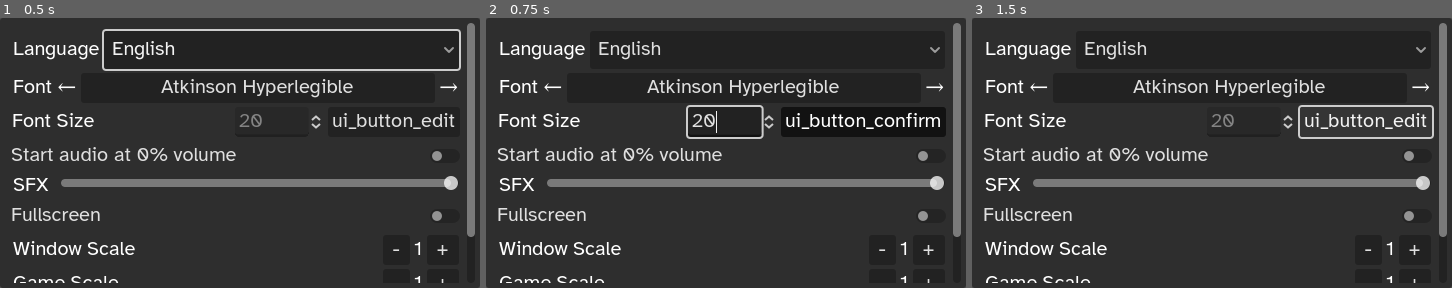
Above: before the commit, frames 1-3 (left to right).
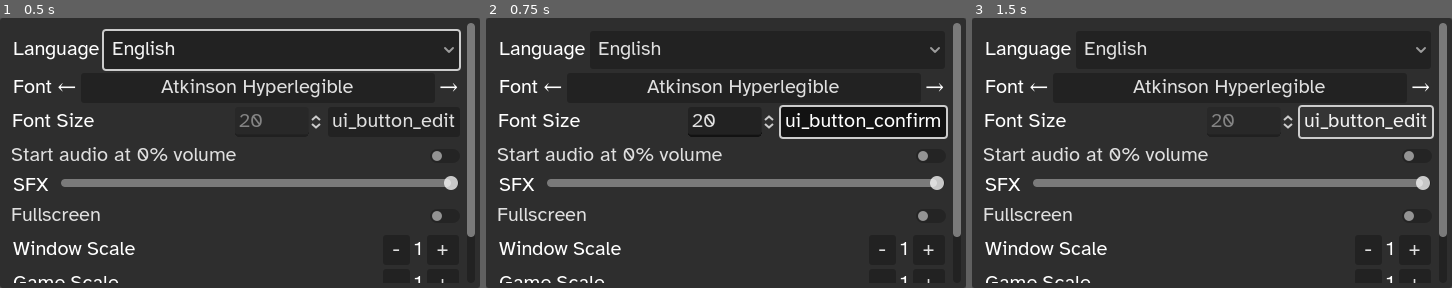
Above: after the commit, the same moments.

Repository: programnoir/GDTemplate
Game: Godot game, scene res://rooms/room_main/room-main.tscn
Same seed, same stepped clock (60 frames per second), same inputs: the game is played once before the commit and once after it.
Inputs:
- Up to frame 1 (0.5 s): no input
- Up to frame 2 (0.75 s): click "ui_button_edit" at 0.5 s
- Up to frame 3 (1.5 s): click "ui_button_confirm" at 1.25 s

Frame 1 is identical in both runs. In frame 2, 1.0% of the frame differs, in the area x 41-97%, y 32-45%; in frame 3, nothing differs.

Commit message:
Resolves weird text update bug
Proper value set but not reflected in the text of the lineedit in the spinbox.

Diff:
--- a/ui/ui_first_setup/ui-first-setup.gd
+++ b/ui/ui_first_setup/ui-first-setup.gd
@@ -41,11 +41,11 @@
 			nButtonCycleFont.text )
 	GlobalTheme.set_font_size( adjusted_size )
 	nSpinBoxFontSize.set_value_no_signal( new_size )
+	nSpinBoxLineEditFontSize.text = str( new_size )
 
 
 func toggle_font_size( button_pressed: bool ) -> void:
-	nSpinBoxFontSize.editable = button_pressed
-	if( nSpinBoxFontSize.editable == true ):
+	if( nSpinBoxFontSize.editable == false ):
 		nButtonToggleFontSize.focus_previous = \
 				nButtonToggleFontSize.get_path_to( nSpinBoxLineEditFontSize )
 		nButtonToggleFontSize.focus_neighbor_left = \
@@ -59,6 +59,7 @@
 				nButtonToggleFontSize.get_path_to( nButtonToggleFontSize )
 		nButtonToggleFontSize.text = tr( "ui_button_edit" )
 		set_font_size( nSpinBoxFontSize.value as int )
+	nSpinBoxFontSize.editable = button_pressed
 
 
 func set_font( font_index: int ) -> void:
--- a/ui/ui_settings/ui_tab_accessibility/ui-tab-accessibility.gd
+++ b/ui/ui_settings/ui_tab_accessibility/ui-tab-accessibility.gd
@@ -27,11 +27,11 @@
 			nButtonCycleFont.text )
 	GlobalTheme.set_font_size( adjusted_size )
 	nSpinBoxFontSize.set_value_no_signal( new_size )
+	nSpinBoxLineEditFontSize.text = str( new_size )
 
 
 func toggle_font_size( button_pressed: bool ) -> void:
-	nSpinBoxFontSize.editable = button_pressed
-	if( nSpinBoxFontSize.editable == true ):
+	if( nSpinBoxFontSize.editable == false ):
 		nButtonToggleFontSize.focus_previous = \
 				nButtonToggleFontSize.get_path_to( nSpinBoxLineEditFontSize )
 		nButtonToggleFontSize.focus_neighbor_left = \
@@ -45,6 +45,7 @@
 				nButtonToggleFontSize.get_path_to( nButtonToggleFontSize )
 		nButtonToggleFontSize.text = tr( "ui_button_edit" )
 		set_font_size( nSpinBoxFontSize.value as int )
+	nSpinBoxFontSize.editable = button_pressed
 
 
 func set_font( font_index: int ) -> void:
